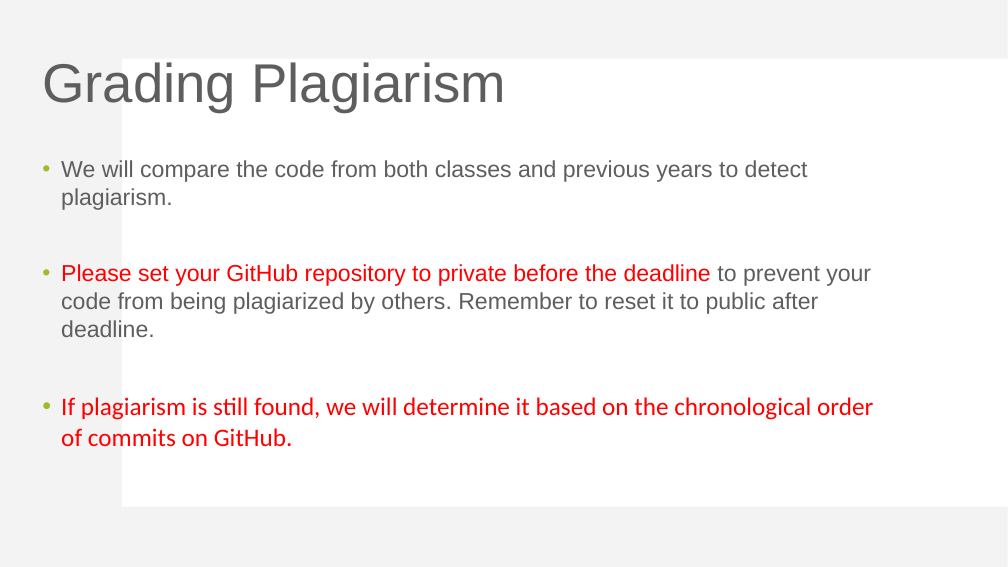
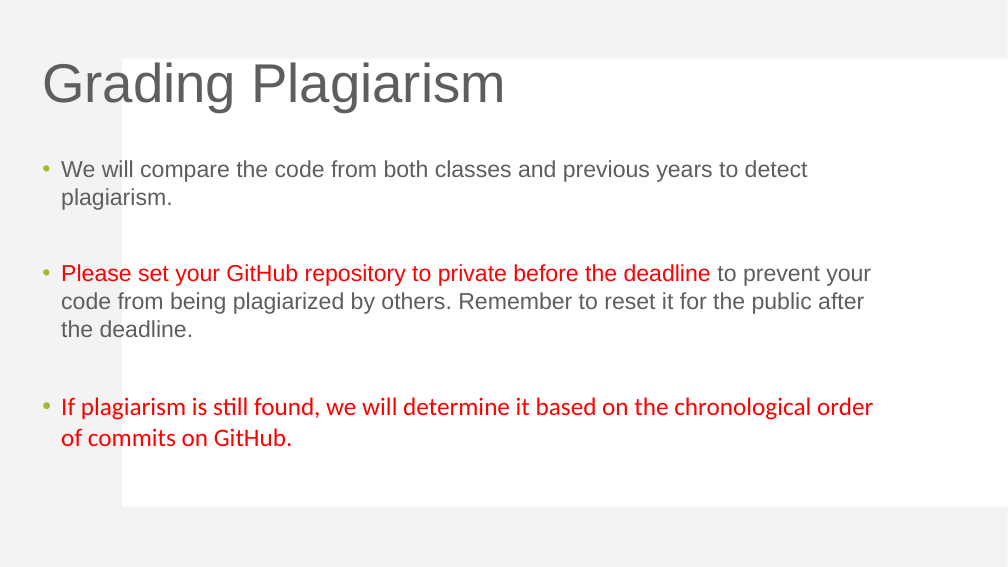
Before and after one commit to yeudah/I2P3-mingxiaa, a slide deck: slide 84 of document/Mini-Project-3-introduction.pptx. Drawn at 1008x567 pixels with LibreOffice and Linux fonts; fonts in the diff are those of the drawing. Boxes give left, top, right and bottom in pixels: in the first picture for what was removed or moved away, otherwise in the second. Text is boxed around its words. In the diff, an @@ line names an element or a change of style, - is before the commit and + after.

```diff
--- a/document/Mini-Project-3-introduction.pptx
+++ b/document/Mini-Project-3-introduction.pptx
@@ text at box(61, 264, 871, 338): text changed @@
-• Please set your GitHub repository to private before the deadline to prevent your code from being plagiarized by others. Remember to reset it to public after deadline.
+• Please set your GitHub repository to private before the deadline to prevent your code from being plagiarized by others. Remember to reset it for the public after the deadline.
```
Also in this commit, not shown: 22 other slides changed.
